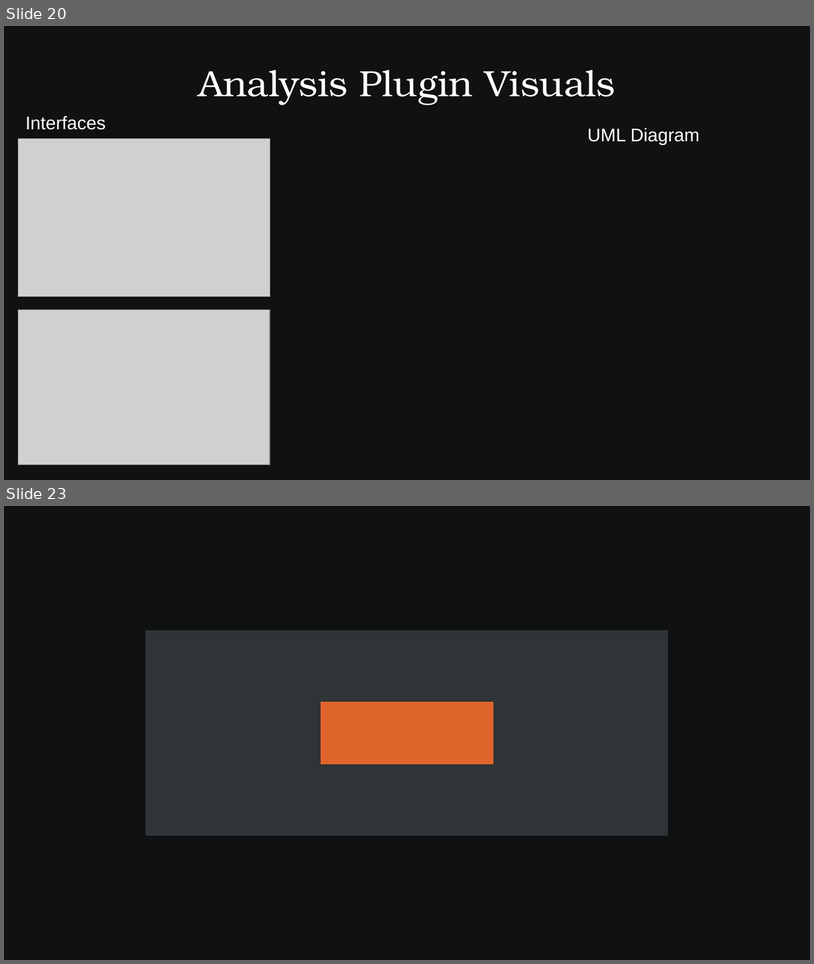
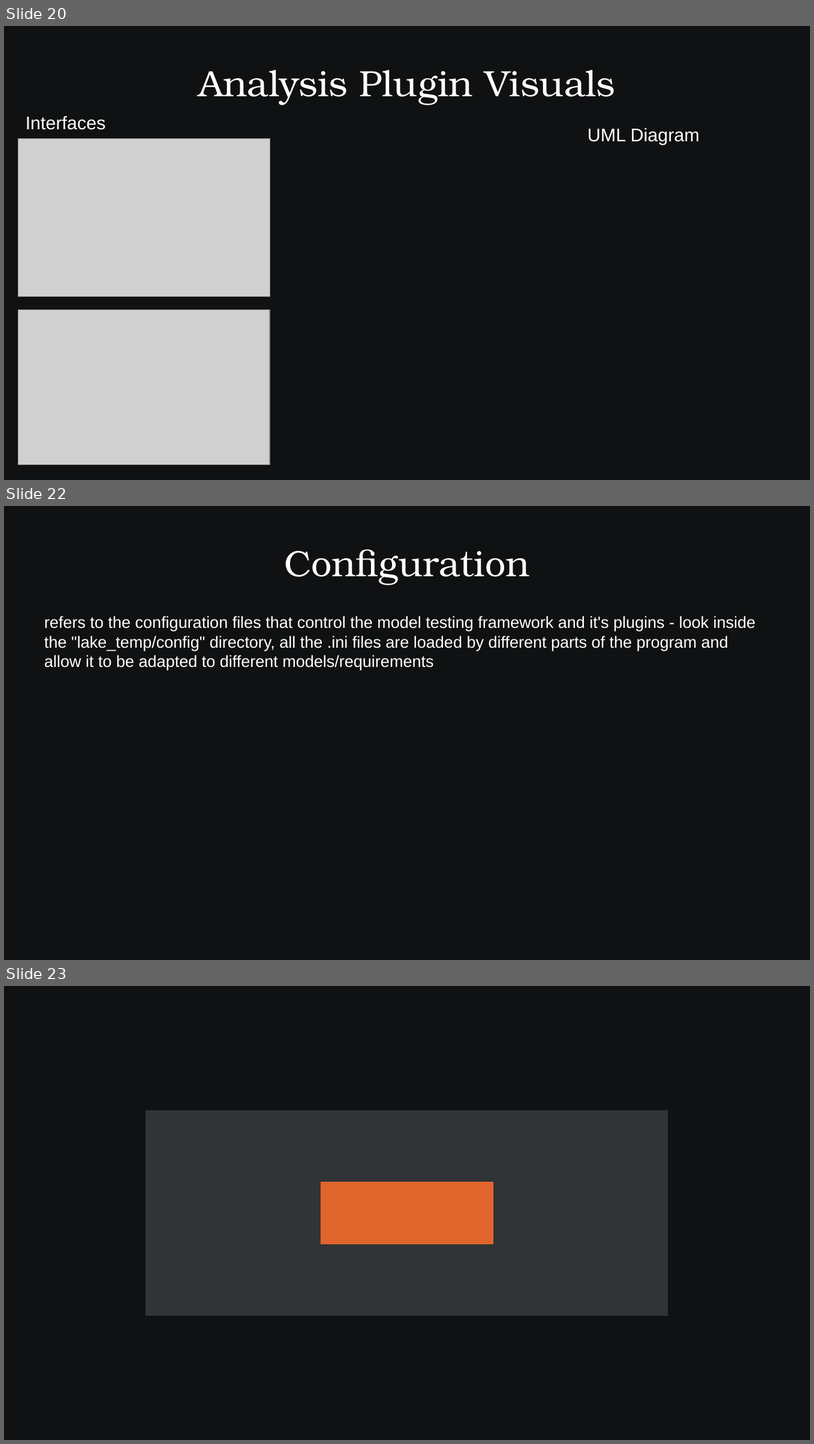
Before and after one commit to SamAllen06/lake_temp_work, a slide deck: documentation/for_collaborators/TestingSoftwareOverview.odp. Shown one above the other, each under a label of ours: slides 20 and 23 before the commit, slides 20, 22 and 23 after it; the slides between them are not shown. The pictures are 814x964 and 814x1444 pixels, drawn with LibreOffice and Linux fonts; fonts in the diff are those of the drawing; grey boxes stand for pictures. Boxes give left, top, right and bottom in pixels: in the first picture for what was removed or moved away, otherwise in the second. Text is boxed around its words. In the diff, an @@ line names an element or a change of style, - is before the commit and + after.

Commit message:
Finish initial plugin descriptions

```diff
--- a/documentation/for_collaborators/TestingSoftwareOverview.odp
+++ b/documentation/for_collaborators/TestingSoftwareOverview.odp
@@ slide 22 added at (4,506,810,960), background #0F1112 @@
@@ title added at (284,549,530,585), 36 pt, text #FFFFFF @@
+Configuration
@@ text added at (44,616,756,670), 16 pt, text #FFFFFF @@
+refers to the configuration files that control the model testing framework and it's plugins - look inside the "lake_temp/config" directory, all the .ini files are loaded by different parts of the program and allow it to be adapted to different models/requirements
```
Also in this commit, not shown: 3 slides changed, 1 slide removed, 2 other files.
